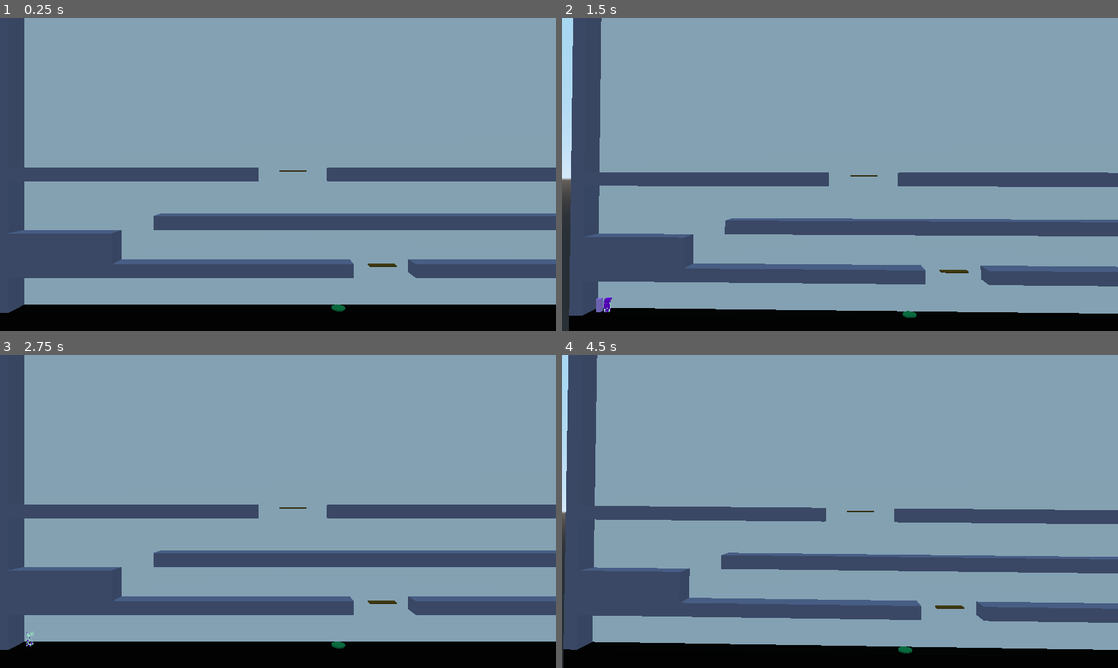
Above: before the commit, frames 1-4 (two rows, left to right).
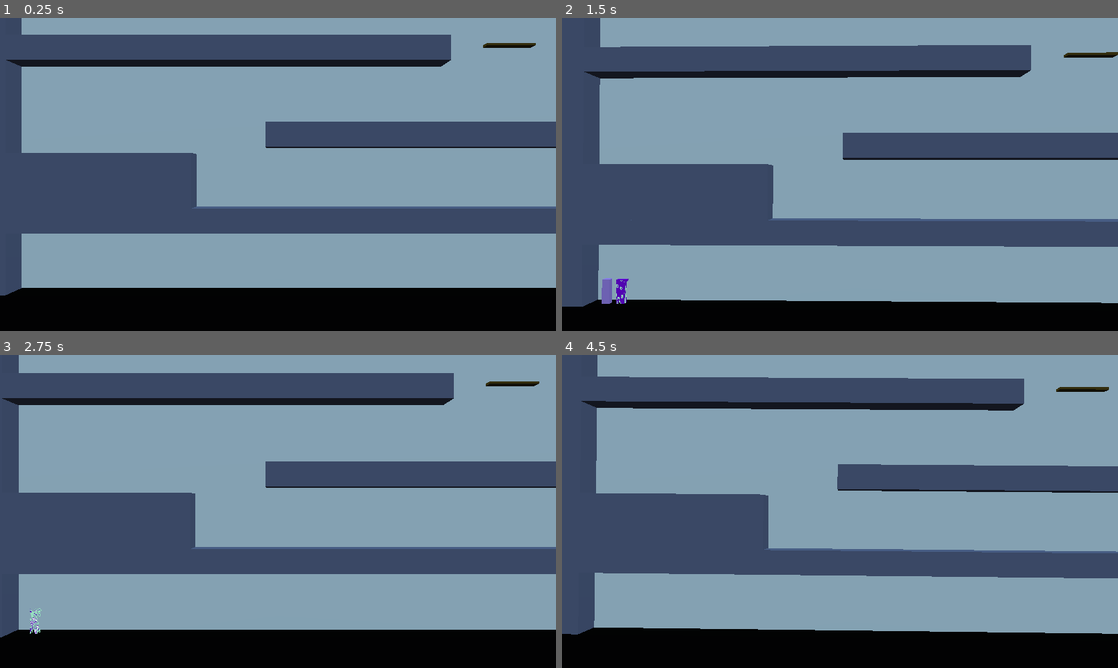
Above: after the commit, the same moments.

Repository: dsaltares/ludumdare-47
Game: Godot game, scene res://David/DavidPlayground.tscn
The game is run twice, just before and just after one commit, with the same random seed, the same clock (stepped at 60 frames per second) and the same inputs. Sound files missing from this copy of the repository are replaced by a short silence.
Inputs:
- Up to frame 1 (0.25 s): no input
- Up to frame 2 (1.5 s): hold D (move_right) 0.53-1.28 s; tap N (new_run) at 0.6 s; tap Space (jump) at 0.77 s; tap Enter at 1.25 s; hold A (move_left) from 1.28 s (still down); tap C (shake) at 1.35 s
- Up to frame 3 (2.75 s): tap Space (jump) at 1.52 s; release A (move_left) at 2.03 s; hold D (move_right) from 2.03 s (still down); tap N (new_run) at 2.1 s
- Up to frame 4 (4.5 s): tap R (restart) at 2.75, 4.25 s; tap C (shake) at 2.85, 4.35 s; tap Space (jump) at 3.02, 3.77 s; release D (move_right) at 3.53 s; hold A (move_left) from 3.53 s (still down); tap N (new_run) at 3.6 s

The runs differ from the first frame. In frame 1, 36% of the frame differs, in the area x 0-100%, y 0-95%; in frame 2, 34%; in frame 3, 35%; in frame 4, 35%.

Commit message:
improve camera movement and distance

Diff:
--- a/game/Camera/Camera.gd
+++ b/game/Camera/Camera.gd
@@ -3,10 +3,11 @@
 const TRANS := Tween.TRANS_SINE
 const EASE := Tween.EASE_IN_OUT
 
-export var min_distance := 10.0
-export var max_distance := 12.0
+export var min_distance := 48.0
+export var max_distance := 52.0
 export var max_distance_speed := 20.0
 export var height := 2.0
+export var camera_distance := 50
 export var max_yaw_shake := 3
 export var max_pitch_shake := 3
 export var max_roll_shake := 3
@@ -16,10 +17,11 @@
 onready var duration_timer := $Duration
 
 var amplitude := 0.0
-var target : Spatial
+var target : KinematicBody
 var prev_target_pos := Vector3.ZERO
+var prev_y := 0
 
-func set_target(_target : Spatial) -> void:
+func set_target(_target : KinematicBody) -> void:
 	target = _target
 	if target:
 		prev_target_pos = target.global_transform.origin
@@ -37,13 +39,15 @@
 	var target_speed = (target_pos - prev_target_pos).length() / delta
 	var weight = clamp(target_speed / max_distance_speed, 0.0, 1.0)
 	var distance = lerp(min_distance, max_distance, weight)
+	var pos_y = floor(1 + target_pos.y / 10) * 10 if target.is_on_floor() else prev_y
 	var camera_target_pos = Vector3(
-		clamp(target_pos.x, -9, 9),
-		20,
-		50
+		clamp(target_pos.x, -26, 26),
+		pos_y,
+		target_pos.z + distance
 	)
 	translation = translation.linear_interpolate(camera_target_pos, 0.075)
 	prev_target_pos = target_pos
+	prev_y = pos_y
 
 func _on_shake_requested(duration := 0.2, amplitude := 1.0, frequency := 50) -> void:
 	_start_shake(duration, amplitude, frequency)
--- a/game/David/DavidPlayground.tscn
+++ b/game/David/DavidPlayground.tscn
@@ -8,8 +8,8 @@
 script = ExtResource( 2 )
 
 [node name="Camera" parent="." instance=ExtResource( 3 )]
-transform = Transform( 1, 0, 0, 0, 1, 0, 0, 0, 1, -9, 20, 50 )
-fov = 50.0
-far = 65.0
+transform = Transform( 1, 0, 0, 0, 1, 0, 0, 0, 1, -26, 10, 50 )
+fov = 30.0
+far = 55.0
 
 [node name="Level" parent="." instance=ExtResource( 1 )]
--- a/game/Environment/Key.tscn
+++ b/game/Environment/Key.tscn
@@ -28,7 +28,7 @@
 script = ExtResource( 1 )
 
 [node name="Area" type="Area" parent="."]
-transform = Transform( 0.25, 0, 0, 0, 0.25, 0, 0, 0, 0.25, 0, 0.0501025, 0 )
+transform = Transform( 0.25, 0, 0, 0, 0.25, 0, 0, 0, 0.25, 0, -0.0617758, 0 )
 collision_layer = 6
 collision_mask = 6
 
